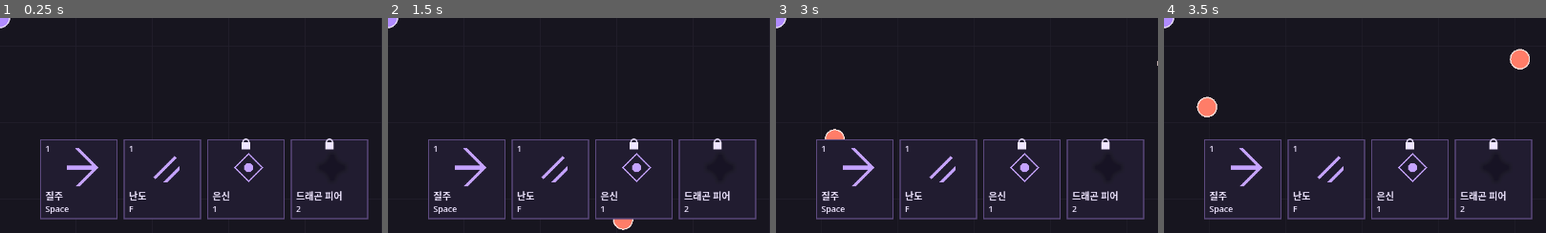
Above: before the commit, frames 1-4 (left to right).
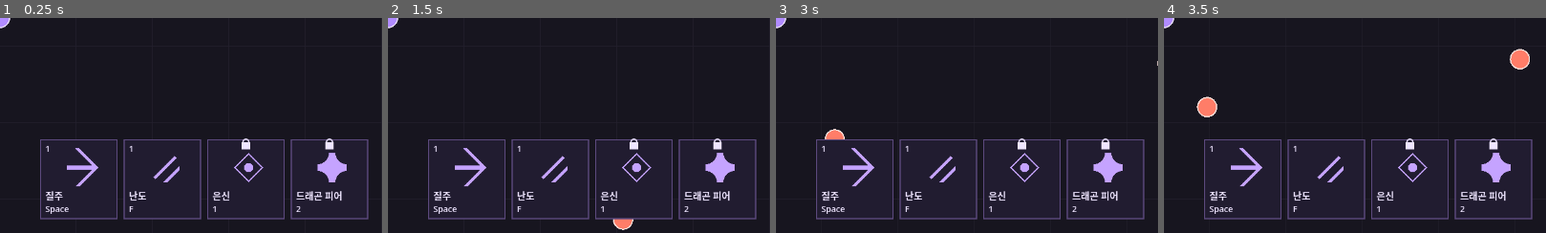
Above: after the commit, the same moments.

Repository: MoongTaeng-I/aigame
Game: Godot game, scene res://main.tscn
Two runs of this game, one before a commit and one after it. Both use one fixed random seed, a clock stepped at 60 frames per second and the inputs below.
Inputs (mouse positions are % of the whole screen's width and height, from its top left):
- Up to frame 1 (0.25 s): no input
- Up to frame 2 (1.5 s): tap Enter at 0.5 s; drag from (50, 50) to (60, 28) at 0.52 s; drag from (30, 55) to (45, 70) at 1.27 s
- Up to frame 3 (3 s): move the mouse to (60, 28) at 2.02 s; hold D (move_right) 2.03-2.75 s; drag from (45, 70) to (20, 35) at 2.77 s
- Up to frame 4 (3.5 s): no input
The pictures show only the part of the screen within x 50-100%, y 50-100%; the shares and areas given below are measured in that part.

The runs differ from the first frame. In frame 1, 0.6% of the frame differs, in the area x 83-91%, y 62-77%; in frame 2, 0.6%; in frame 3, 0.6%; in frame 4, 0.6%.

Commit message:
S5-IMPL-02 드래곤 피어 단발 공포와 이동 및 공격 정지 구현

Diff:
--- a/data/skill.csv
+++ b/data/skill.csv
@@ -2,4 +2,4 @@
 skill_dash,질주,Space,1,A단계 검증용 시작값
 skill_rapid_slash,난도,F,1,A단계 검증용 시작값
 skill_stealth,은신,1,0,A단계 검증용 시작값
-skill_dragon_fear,드래곤 피어,2,0,A단계 미구현
+skill_dragon_fear,드래곤 피어,2,0,A단계 검증용 시작값
--- /dev/null
+++ b/data/skill_dragon_fear_level.csv
@@ -0,0 +1,6 @@
+Id,Level,Range,Duration_sec,Cooldown_sec,Note
+fear_01,1,250,2,15,A단계 검증용 시작값
+fear_02,2,250,2.5,14,A단계 검증용 시작값
+fear_03,3,280,2.5,13,A단계 검증용 시작값
+fear_04,4,300,3,12,A단계 검증용 시작값
+fear_05,5,340,3.5,10,A단계 검증용 시작값
--- a/scripts/enemy.gd
+++ b/scripts/enemy.gd
@@ -35,6 +35,17 @@
 var _fade_elapsed: float = 0.0
 var wander_target := Vector2.ZERO
 var has_wander_target: bool = false
+var fear_remaining: float = 0.0
+var action_delta: float = 0.0
+const SkillUI = preload("res://scripts/skill_ui.gd")
+
+func is_feared() -> bool:
+	return fear_remaining>0.000000001
+
+func apply_fear(duration: float) -> void:
+	if is_active and not is_logically_dead:
+		fear_remaining = duration
+		queue_redraw()
 
 @onready var collision_shape := $CollisionShape2D as CollisionShape2D
 
@@ -65,6 +76,7 @@
 	spawn_order = order
 	shot_elapsed = 0.0
 	has_wander_target = false
+	fear_remaining = 0.0
 	_fade_elapsed = 0.0
 	knockback_direction = Vector2.ZERO
 	knockback_distance = 0.0
@@ -132,9 +144,12 @@
 		return
 	if not is_active:
 		return
-	var motion := global_position.direction_to(player_position) * move_speed * delta
+	action_delta = maxf(0.0,delta-fear_remaining)
+	fear_remaining = maxf(0.0,fear_remaining-delta)
+	queue_redraw()
+	var motion := global_position.direction_to(player_position) * move_speed * action_delta
 	if stop_at_target:
-		motion = global_position.direction_to(player_position)*minf(move_speed*delta,global_position.distance_to(player_position))
+		motion = global_position.direction_to(player_position)*minf(move_speed*action_delta,global_position.distance_to(player_position))
 	if knockback_elapsed < knockback_duration and knockback_duration > 0.0:
 		# Integrate the linear decay so total displacement does not depend on frame size.
 		var end_time := minf(knockback_duration, knockback_elapsed + delta)
@@ -156,7 +171,7 @@
 func get_combined_velocity(player_position: Vector2) -> Vector2:
 	if is_logically_dead or not is_active:
 		return Vector2.ZERO
-	return global_position.direction_to(player_position) * move_speed + get_knockback_velocity()
+	return (Vector2.ZERO if is_feared() else global_position.direction_to(player_position)*move_speed)+get_knockback_velocity()
 
 func clamp_position_to_map(world_position: Vector2, bounds: Rect2) -> Vector2:
 	return Vector2(
@@ -165,7 +180,7 @@
 	)
 
 func move_toward_player(player_position: Vector2, delta: float) -> void:
-	if is_logically_dead:
+	if is_logically_dead or is_feared():
 		return
 	var direction := global_position.direction_to(player_position)
 	if direction != Vector2.ZERO:
@@ -178,5 +193,5 @@
 	queue_redraw()
 
 func _draw() -> void:
-	draw_circle(Vector2.ZERO, body_radius, ENEMY_COLOR)
+	draw_circle(Vector2.ZERO, body_radius, SkillUI.FEAR_COLOR if is_feared() else ENEMY_COLOR)
 	draw_arc(Vector2.ZERO, body_radius, 0.0, TAU, 48, OUTLINE_COLOR, 2.0)
--- a/scripts/enemy_manager.gd
+++ b/scripts/enemy_manager.gd
@@ -144,7 +144,7 @@
 		else:
 			enemy.has_wander_target = false
 		enemy.update_actor(delta, target, _get_map_world_rect(),wandering)
-		_update_enemy_shot(enemy, delta)
+		_update_enemy_shot(enemy, enemy.action_delta)
 		if screen_rect.grow(enemy.body_radius).has_point(enemy.global_position):
 			enemy.offscreen_seconds = 0.0
 			continue
@@ -173,7 +173,7 @@
 		enemy_died.emit(enemy)
 
 func _update_enemy_shot(enemy: EnemyActor, delta: float) -> void:
-	if _player.is_stealthed():
+	if _player.is_stealthed() or enemy.is_feared():
 		return
 	if not enemy.is_active or enemy.is_logically_dead or enemy.projectile_id.is_empty() or enemy.shot_interval_sec <= 0.0:
 		return
@@ -321,7 +321,7 @@
 			return
 
 func _apply_contact_damage(enemy: EnemyActor) -> void:
-	if not enemy.is_active or enemy.is_logically_dead or enemy.contact_damage <= 0:
+	if not enemy.is_active or enemy.is_logically_dead or enemy.is_feared() or enemy.contact_damage <= 0:
 		return
 	var key := enemy.get_instance_id()
 	var ready_at := float(_contact_ready_at.get(key, 0.0))
--- a/scripts/main.gd
+++ b/scripts/main.gd
@@ -69,7 +69,7 @@
 	map.add_child(experience_manager)
 	var skill_manager := SkillManager.new()
 	skill_manager.name = "SkillManager"
-	skill_manager.configure(player,enemy_manager,data_store.get …(154 unchanged characters)… ore.get_table("skill_stealth_level.csv")},data_store.get_row("stealth_rule.csv","stealth_rule_01"))
+	skill_manager.configure(player,enemy_manager,data_store.get …(154 unchanged characters)… ore.get_table("skill_stealth_level.csv"),"skill_dragon_fear":data_store.get_table("skill_dragon_fear_level.csv")},data_store.get_row("stealth_rule.csv","stealth_rule_01"))
 	map.add_child(skill_manager)
 
 func _validate_gameplay_data(data_store: Variant, player_record: Dictionary, enemy_records: Dictionary, spawn_records: Dictionary, spawn_rule: Dictionary) -> String:
--- a/scripts/skill_data.gd
+++ b/scripts/skill_data.gd
@@ -7,6 +7,7 @@
 	store.register_schema("skill_rapid_slash_level.csv", {"Id":"String","Level":"Int","Damage":"Int","Hits":"Int","Hit_interval_sec":"Float","Range":"Float","Cooldown_sec":"Float","Note":"String"})
 	store.register_schema("skill_dash_level.csv", {"Id":"String","Level":"Int","Distance":"Float","Duration_sec":"Float","Cooldown_sec":"Float","Note":"String"})
 	store.register_schema("skill_stealth_level.csv", {"Id":"String","Level":"Int","Duration_sec":"Float","Cooldown_sec":"Float","Note":"String"})
+	store.register_schema("skill_dragon_fear_level.csv", {"Id":"String","Level":"Int","Range":"Float","Duration_sec":"Float","Cooldown_sec":"Float","Note":"String"})
 	store.register_schema("stealth_rule.csv", {"Id":"String","Wander_radius":"Float","Note":"String"})
 
 static func standard_key(name: String) -> int:
@@ -51,7 +52,7 @@
 	var rule := store.get_row("stealth_rule.csv","stealth_rule_01")
 	if rule.is_empty() or float(rule.Wander_radius)<=0.0:
 		return _error(store,"stealth_rule.csv","stealth_rule_01","Wander_radius","필수 행과 0보다 큰 반경이 필요합니다.")
-	return ""
+	return validate_effect_table(store,"skill_dragon_fear_level.csv",["Range","Duration_sec","Cooldown_sec"],true)
 
 static func validate_effect_table(store: CsvDataStore, file: String, positive: Array, prevent_overlap: bool = false) -> String:
 	var rows: Array = store.get_table(file).values()
--- a/scripts/skill_manager.gd
+++ b/scripts/skill_manager.gd
@@ -37,6 +37,9 @@
 				mode = "timed"
 			elif id=="skill_stealth":
 				callback = Callable(self,"_stealth_start")
+				mode = "instant"
+			elif id=="skill_dragon_fear":
+				callback = Callable(self,"_fear_start")
 				mode = "instant"
 		cast.configure(rows,1 if records[id].Initially_unlocked else 0,callback,mode)
 		skills[id] = cast
@@ -105,5 +108,11 @@
 func _stealth_start(stats: Dictionary, _at: float) -> void:
 	player.stealth_remaining = float(stats.Duration_sec)
 
+func _fear_start(stats: Dictionary, at: float) -> void:
+	for enemy in Area.living_in_circle(player.global_position,float(stats.Range),enemies.get_living_enemies()):
+		enemy.apply_fear(float(stats.Duration_sec))
+	effects.append({"center":player.global_position,"radius":float(stats.Range),"until":at+UI.FEAR_FLASH_SEC})
+	queue_redraw()
+
 func _draw() -> void:
 	UI.draw_ranges(self,effects)
--- a/scripts/skill_ui.gd
+++ b/scripts/skill_ui.gd
@@ -40,6 +40,8 @@
 const SHAPE_WIDTH := 0.12
 const SHAPE_EXTENT := 0.78
 const STEALTH_ALPHA := 0.35
+const FEAR_COLOR := Color("#74b7ed")
+const FEAR_FLASH_SEC := 0.2
 const BLUR_SHADER := """shader_type canvas_item;
 uniform float blur_px;
 uniform vec4 tint : source_color;
Not shown, added: data/skill_dragon_fear_level.csv.import
